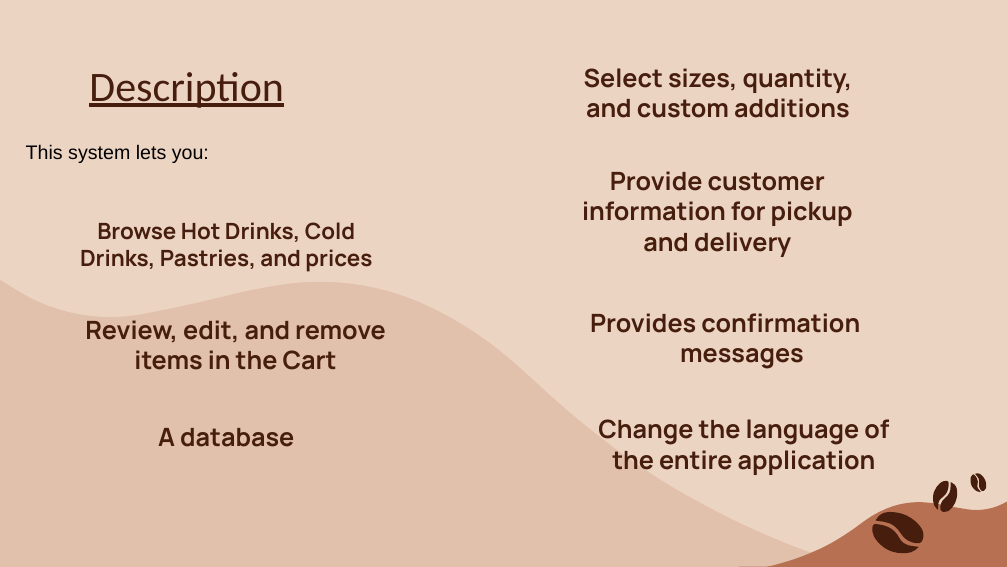
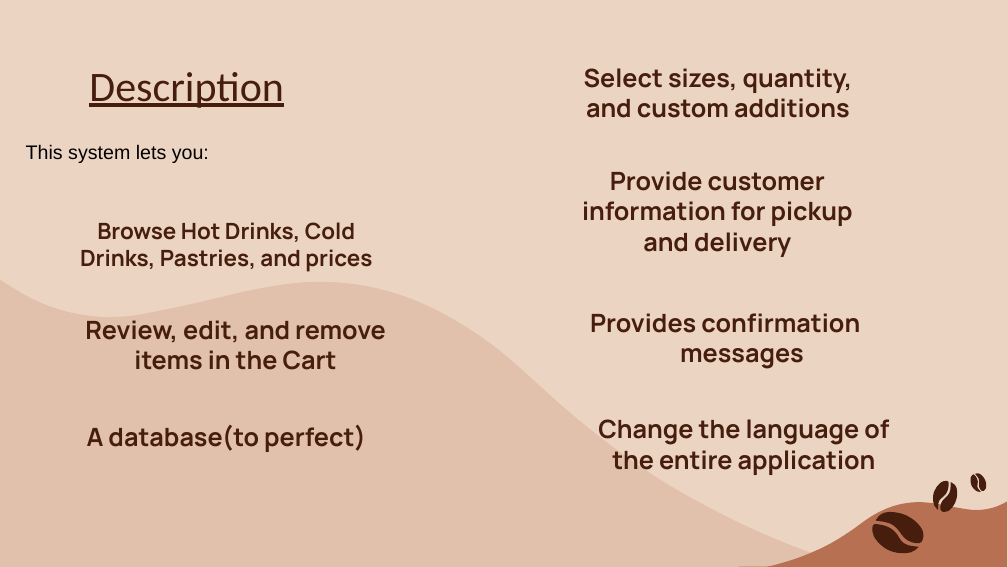
Before and after one commit to audreane20/AppDevProject, a slide deck: slide 6 of PowerPointAppDev.pptx. Drawn at 1008x567 pixels with LibreOffice and Linux fonts; fonts in the diff are those of the drawing. Boxes give left, top, right and bottom in pixels: in the first picture for what was removed or moved away, otherwise in the second. Text is boxed around its words. In the diff, an @@ line names an element or a change of style, - is before the commit and + after.

```diff
--- a/PowerPointAppDev.pptx
+++ b/PowerPointAppDev.pptx
@@ text at (x1=87, y1=425, x2=366, y2=452): text changed @@
-A database
+A database(to perfect)
```
